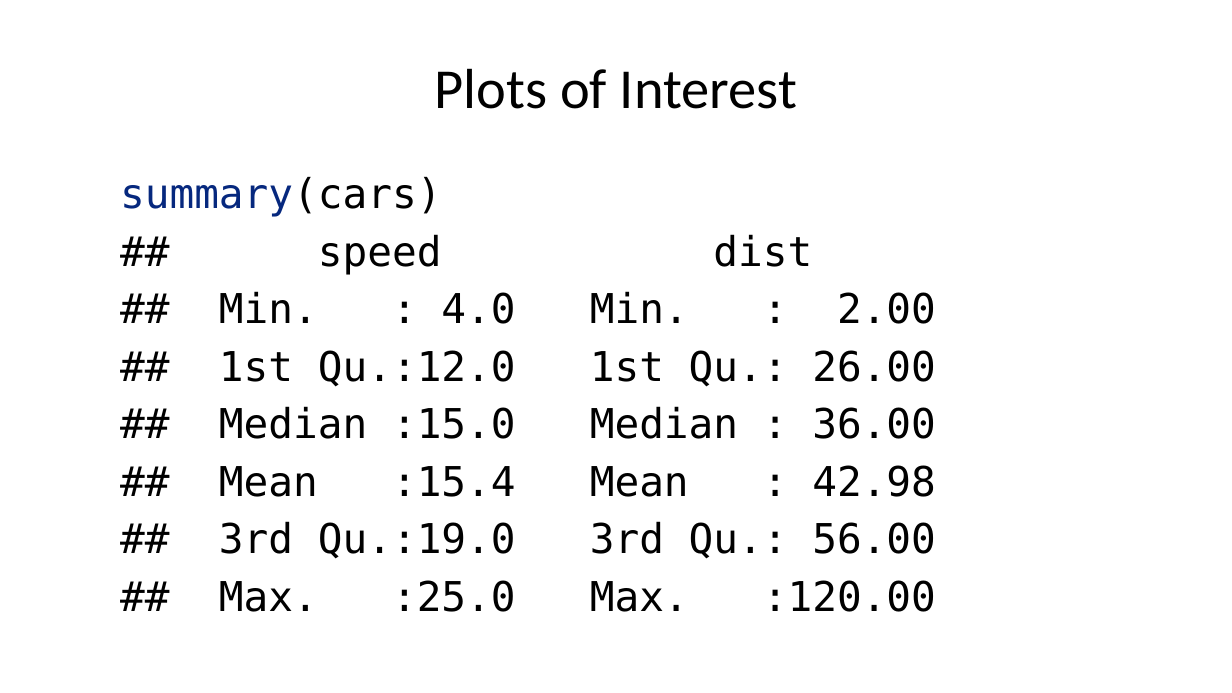
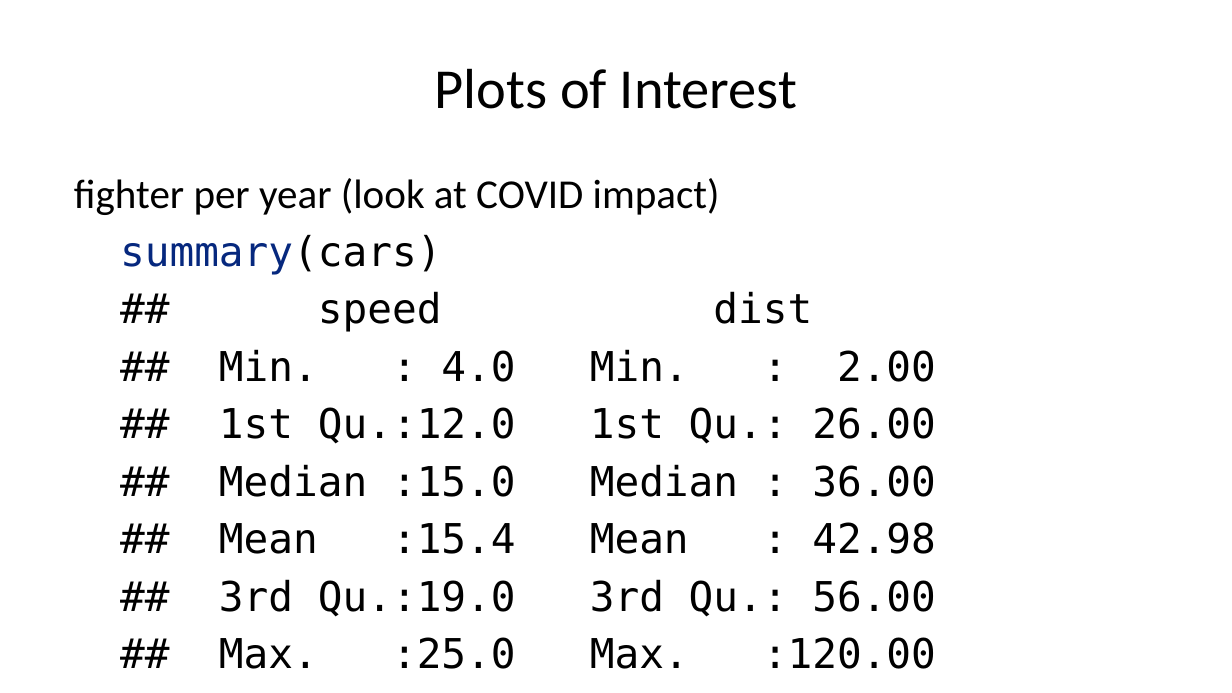
Before and after one commit to jason-nero/project-1, a slide deck: slide 10 of TermProject_Presentationv3.pptx (slide 9 before the commit). Drawn at 1232x693 pixels with LibreOffice and Linux fonts; fonts in the diff are those of the drawing. Boxes give left, top, right and bottom in pixels: in the first picture for what was removed or moved away, otherwise in the second. Text is boxed around its words. In the diff, an @@ line names an element or a change of style, - is before the commit and + after.

```diff
--- a/TermProject_Presentationv3.pptx
+++ b/TermProject_Presentationv3.pptx
@@ text at <box>74,178,720,215</box>: paragraph added @@
+fighter per year (look at COVID impact)
```
Also in this commit, not shown: 6 other slides changed, 2 slides added, 2 slides removed, 1 other file.
